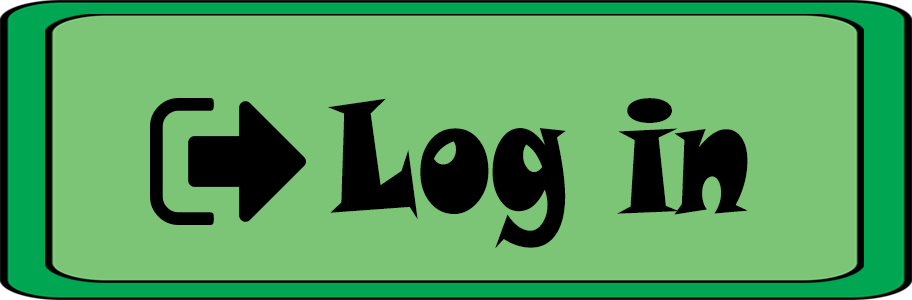
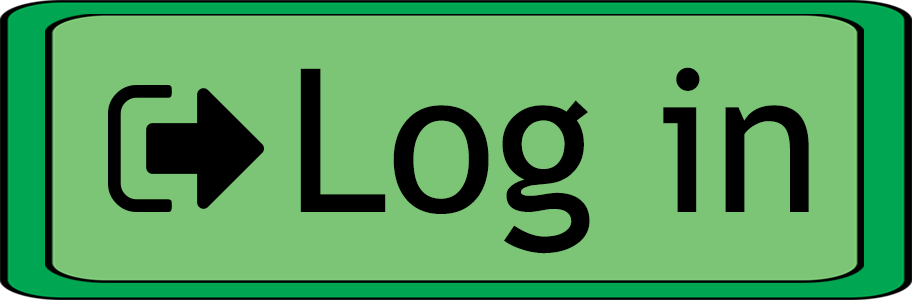
Two versions of the same layered image (912px x 300px). Layer-by-layer changes:
painted on "Forma 1" over [108,85,306,225]
painted on "Log in" over [300,67,809,254]
